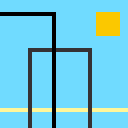
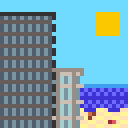
Revision of a layered 128 x 128 image; what changed, layer by layer:
added group "FirstBuilding" with 3 layers above "SecondBuilding" over [0, 12, 56, 128]
added layer "FirstBuildingDetailingTwo" in group "FirstBuilding" over [0, 12, 56, 120]
added layer "FirstBuildingDetailingOne" in group "FirstBuilding" over [0, 12, 52, 128]
renamed "FirstBuilding" to "FirstBuilding Main", moved it into group "FirstBuilding", painted on it over [0, 12, 56, 128]
removed layer "SecondBuilding" over [28, 48, 92, 128]
added group "SecondBuilding" with 6 layers above "Beach" over [48, 68, 128, 128]
added layer "SecondBuildingDetailingTwo" in group "SecondBuilding" over [52, 68, 84, 128]
added layer "SecondBuildingDetailingOne" in group "SecondBuilding" over [48, 72, 84, 120]
added layer "SecondBuildingDetailingThree" in group "SecondBuilding" over [52, 76, 80, 128]
added layer "SecondBuilding Main" in group "SecondBuilding" over [56, 68, 80, 128]
added group "Ocean" with 1 layers in group "SecondBuilding" over [80, 84, 128, 112]
added layer "Ocean Main" in group "Ocean" over [80, 84, 128, 112]
added group "Beach" with 3 layers above "Sun" over [0, 108, 128, 128]
added layer "BeachDetailingOne" in group "Beach" over [88, 112, 116, 124]
added layer "BeachDetailingTwo" in group "Beach" over [80, 108, 128, 128]
renamed "Beach" to "Beach Main", moved it into group "Beach", painted on it over [0, 108, 128, 128]
added group "Sun" with 1 layers above "sky" over [96, 84, 120, 112]
renamed "sun" to "Sun Main", moved it into group "Sun" over [96, 84, 120, 112]
